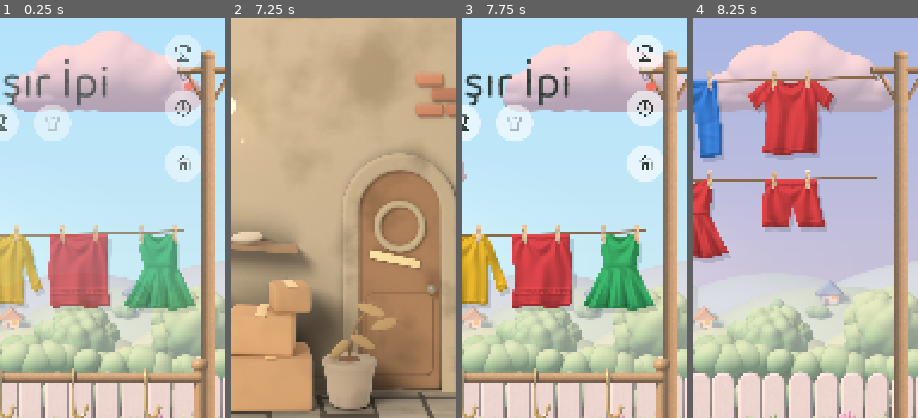
Above: before the commit, frames 1-4 (left to right).
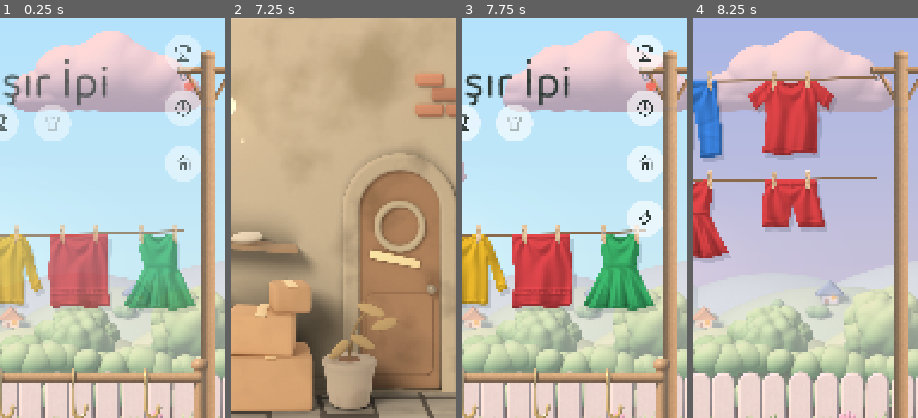
Above: after the commit, the same moments.

Repository: alperAygor/godot-games
Game: Godot game, scene res://scenes/Home.tscn
The game is run twice, just before and just after one commit, with the same random seed, the same clock (stepped at 60 frames per second) and the same inputs. This scene is started directly instead of the project's main scene.
Inputs (mouse positions are % of the whole screen's width and height, from its top left):
- Up to frame 1 (0.25 s): no input
- Up to frame 2 (7.25 s): move the mouse to (72, 45) at 0.52 s; click (72, 45) at 0.67 s; move the mouse to (30, 55) at 1.27 s; click (30, 55) at 1.42 s; click (91, 7) at 2 s; click "OK" at 2.75 s; click (91, 14) at 3.52 s; click (91, 21) at 4.27 s; move the mouse to (60, 28) at 5.02 s; click (60, 28) at 5.17 s; move the mouse to (45, 70) at 5.77 s; click (45, 70) at 5.92 s; click (91, 28) at 6.52 s
- Up to frame 3 (7.75 s): click (9, 7) at 7.25 s
- Up to frame 4 (8.25 s): click (50, 81) at 8 s
The pictures show only the part of the screen within x 50-100%, y 10-60%; the shares and areas given below are measured in that part.

Frames 1-2 are identical in both runs. In frame 3, 1.2% of the frame differs, in the area x 73-90%, y 45-55%; in frame 4, nothing differs.

Commit message:
Çamaşır İpi: etkileşim sesleri ve görev olayları bağlandı, ana ekrana makine geliştirme girişi, mevsim döngüsü mantığı, yağmur/sandık sesleri kırpılmadan
Co-Authored-By: Claude Fable 5.2 <noreply@anthropic.com>

Diff:
--- /dev/null
+++ b/CamasirIpi/scripts/core/season_cycle.gd
@@ -0,0 +1,35 @@
+class_name SeasonCycle
+extends RefCounted
+
+## Saf mantık: seviye numarasından mevsim. Mevsimler seviye bantlarıyla değişir
+## (kullanıcı kararı): 1-30 yaz, 31-60 sonbahar, 61-90 kış, 91-120 ilkbahar, sonra döngü.
+## Mekân döngüsü (LocationCycle, 40 seviyede bir) bundan BAĞIMSIZ ilerler; böylece aynı
+## mekân farklı mevsimlerde görülür ve 120 seviye boyunca kombinasyon tekrarlamaz.
+## Kural (LevelGenerator/LaundryBoard) ve görsel (GardenBackdrop) tarafı aynı kaynağı okur.
+
+const LEVELS_PER_SEASON: int = 30
+const SUMMER: String = "summer"
+const AUTUMN: String = "autumn"
+const WINTER: String = "winter"
+const SPRING: String = "spring"
+const ORDER: Array[String] = [SUMMER, AUTUMN, WINTER, SPRING]
+
+
+## Seviyenin mevsimi ("summer" | "autumn" | "winter" | "spring").
+static func season_for(level: int) -> String:
+	return ORDER[index_for(level)]
+
+
+## Mevsimin sırası (0 = yaz ... 3 = ilkbahar).
+static func index_for(level: int) -> int:
+	return ((maxi(level, 1) - 1) / LEVELS_PER_SEASON) % ORDER.size()
+
+
+## Yeni mevsimin ilk seviyesi mi (1. seviye sayılmaz: oyun yazla başlar, duyuru gerekmez).
+static func is_first_level_of_season(level: int) -> bool:
+	return level > 1 and (level - 1) % LEVELS_PER_SEASON == 0
+
+
+## Mevsimin içindeki konum (0..LEVELS_PER_SEASON-1): olay yoğunluğunu kademelendirmek için.
+static func step_in_season(level: int) -> int:
+	return (maxi(level, 1) - 1) % LEVELS_PER_SEASON
--- a/CamasirIpi/scripts/retention/retention_sheet.gd
+++ b/CamasirIpi/scripts/retention/retention_sheet.gd
@@ -50,4 +50,5 @@
 func _celebrate_at(control: Control, reward: Dictionary) -> void:
 	var center: Vector2 = control.global_position + control.size * 0.5 - global_position
 	RetentionUi.celebrate(self, center, RetentionUi.reward_text(reward))
-	AudioService.play_pitched("coin", 1.0, -4.0)
+	AudioService.play_pitched("chest_open", 1.0, -4.0)
+	AudioService.play_pitched("coin", 1.0, -6.0)
--- a/CamasirIpi/scripts/retention/weekly_sheet.gd
+++ b/CamasirIpi/scripts/retention/weekly_sheet.gd
@@ -135,5 +135,6 @@
 	if reward.is_empty():
 		return
 	RetentionUi.celebrate(self, global_center - global_position, RetentionUi.reward_text(reward))
-	AudioService.play_pitched("coin", 1.0, -4.0)
+	AudioService.play_pitched("chest_open", 1.0, -4.0)
+	AudioService.play_pitched("coin", 1.0, -6.0)
 	_rebuild()
--- a/CamasirIpi/scripts/shop/shop.gd
+++ b/CamasirIpi/scripts/shop/shop.gd
@@ -64,7 +64,7 @@
 const POP_SCALE: float = 1.07
 const POP_IN_SECONDS: float = 0.12
 const POP_OUT_SECONDS: float = 0.26
-const BUY_SOUND: String = "sparkle"
+const BUY_SOUND: String = "purchase"
 const BUY_SOUND_DB: float = -6.0
 const SELECT_SOUND: String = "ui_soft"
 const SELECT_SOUND_DB: float = -4.0
--- a/CamasirIpi/scripts/ui/game.gd
+++ b/CamasirIpi/scripts/ui/game.gd
@@ -1645,6 +1645,8 @@
 	match String(event["type"]):
 		LaundryBoard.EVENT_TO_MACHINE:
 			_send_to_machine(id, int(event["machine"]), int(event["slot"]))
+			AudioService.play_pitched("machine_door", randf_range(0.95, 1.05), -5.0)
+			AudioService.play_pitched("machine_tumble" if int(event["machine"]) == 0 else "dryer_tumble", 1.0, -12.0)
 			await _wait(Motion.stagger(_events.size()))
 		LaundryBoard.EVENT_MACHINE_FULL:
 			var full: MachineView = _machine_views[int(event["machine"])]
@@ -1663,7 +1665,7 @@
 			if _machine_views[machine] != null:
 				_machine_views[machine].set_left(slot, left)
 			if String(event["type"]) == LaundryBoard.EVENT_MACHINE_READY:
-				AudioService.play_pitched("note", 1.6, -12.0)
+				AudioService.play_pitched("machine_done", 1.0, -7.0)
 		LaundryBoard.EVENT_MACHINE_OUT:
 			await _machine_out(id, int(event["machine"]), int(event["slot"]))
 		LaundryBoard.EVENT_MACHINE_RUSH:
@@ -1673,20 +1675,23 @@
 		LaundryBoard.EVENT_BIRD_LAND:
 			if _bird != null and _live(id):
 				_bird.land_on(_views[id], id)
-				AudioService.play_pitched("note", 2.2, -10.0)
+				AudioService.play_pitched("bird_chirp", randf_range(0.95, 1.08), -6.0)
 		LaundryBoard.EVENT_BIRD_SIT:
 			if _bird != null:
 				_bird.hop(int(event["left"]) == 1)
 		LaundryBoard.EVENT_BIRD_SHOO, LaundryBoard.EVENT_BIRD_AWAY:
 			if _bird != null:
 				_bird.fly_off(String(event["type"]) == LaundryBoard.EVENT_BIRD_SHOO)
-				AudioService.play_pitched("cloth", 1.5, GUEST_SOUND_DB)
+				AudioService.play_pitched("bird_flutter", randf_range(0.95, 1.05), GUEST_SOUND_DB)
+				if String(event["type"]) == LaundryBoard.EVENT_BIRD_SHOO:
+					RetentionEvents.emit("bird_shooed")
 		LaundryBoard.EVENT_BIRD_STAIN:
 			if _live(id):
 				_views[id].set_dirty(true, true, true)
 			if _bird != null:
 				_bird.fly_off(false)
-			AudioService.play_pitched("fold_puff", 0.7, -6.0)
+			AudioService.play_pitched("bird_splat", 1.0, -5.0)
+			AudioService.play_pitched("bird_flutter", 1.0, GUEST_SOUND_DB)
 		LaundryBoard.EVENT_BIRD_PASS:
 			if _bird != null:
 				_bird.pass_by(_views[id].position if _live(id) else Vector2(_center_x, LINES_TOP))
@@ -1696,8 +1701,7 @@
 			var line: int = int(event["line"])
 			if _cloud != null and line >= 0 and line < _line_ys.size():
 				_cloud.pour(_line_ys[line])
-			AudioService.play_pitched("wind", 0.6, -8.0)
-			AudioService.play_pitched("wring", 0.7, -10.0)
+			AudioService.play_pitched("rain_patter", 1.0, -5.0)
 			if not await _wait(RainCloudView.POUR_SECONDS * 0.5):
 				return true
 			for wet: Variant in event["ids"] as Array:
@@ -1708,12 +1712,14 @@
 			var basket: int = int(event["basket"])
 			if _cat != null and basket < _baskets.size():
 				_cat.land_in(_baskets[basket], basket)
-				AudioService.play_pitched("fold_puff", 0.8, -6.0)
+				AudioService.play_pitched("cat_meow", randf_range(0.95, 1.05), -7.0)
 		LaundryBoard.EVENT_CAT_PET, LaundryBoard.EVENT_CAT_LEAVE:
 			if _cat != null:
 				var petted: bool = String(event["type"]) == LaundryBoard.EVENT_CAT_PET
 				_cat.wake_and_leave(petted)
-				AudioService.play_pitched("note", 1.3 if petted else 0.9, GUEST_SOUND_DB)
+				if petted:
+					AudioService.play_pitched("cat_purr", 1.0, -6.0)
+					RetentionEvents.emit("cat_petted")
 		LaundryBoard.EVENT_BIRD_TICK, LaundryBoard.EVENT_CAT_TICK, LaundryBoard.EVENT_CAT_STAY, \
 				LaundryBoard.EVENT_CAT_PASS:
 			pass
--- a/CamasirIpi/scripts/ui/home.gd
+++ b/CamasirIpi/scripts/ui/home.gd
@@ -51,6 +51,7 @@
 var _daily_button: UiIconButton = null
 var _calendar_button: UiIconButton = null
 var _laundromat_button: UiIconButton = null
+var _machines_button: UiIconButton = null
 ## Açık meta ekranı (çamaşırhane/koleksiyon): geri tuşu önce onu kapatır.
 var _meta: Node = null
 
@@ -165,6 +166,10 @@
 	# Çamaşırhane onarımı: yıldızlar burada harcanır; onarılabilecek bir şey varsa nokta yanar.
 	_laundromat_button = _side_button("lucide/house", settings.position + Vector2(0.0, SIDE_BUTTON_STEP * 3.0),
 		func() -> void: _open_meta(MetaLaundromat.open(self)))
+	# Makine geliştirmeleri (jeton harcama yeri): makineler oyuna girdikten sonra görünür.
+	_machines_button = _side_button("lucide/zap", settings.position + Vector2(0.0, SIDE_BUTTON_STEP * 4.0),
+		func() -> void: MachineUpgrades.open(self))
+	_machines_button.visible = Progress.level() >= LevelGenerator.WASHER_FROM_LEVEL
 
 
 func _side_button(icon: String, at: Vector2, action: Callable) -> UiIconButton:
@@ -247,6 +252,7 @@
 		(_daily_button.get_node("Badge") as Control).visible = DailyPuzzle.available_today()
 		(_calendar_button.get_node("Badge") as Control).visible = DailyStore.calendar_available()
 		(_laundromat_button.get_node("Badge") as Control).visible = MetaStore.new().can_renovate()
+		(_machines_button.get_node("Badge") as Control).visible = MachineUpgrades.can_upgrade_any()
 	_coin_chip.set_value(UiData.coins())
 	_star_chip.set_value(UiData.stars())
 	UiKit.set_button_text(_play_button, UiStrings.level(UiData.level()))
--- /dev/null
+++ b/CamasirIpi/tests/unit/test_season_cycle.gd
@@ -0,0 +1,27 @@
+extends TestCase
+
+## Mevsim bantları: 1-30 yaz, 31-60 sonbahar, 61-90 kış, 91-120 ilkbahar, sonra döngü.
+
+
+func test_bands() -> void:
+	assert_eq(SeasonCycle.season_for(1), SeasonCycle.SUMMER)
+	assert_eq(SeasonCycle.season_for(30), SeasonCycle.SUMMER)
+	assert_eq(SeasonCycle.season_for(31), SeasonCycle.AUTUMN)
+	assert_eq(SeasonCycle.season_for(60), SeasonCycle.AUTUMN)
+	assert_eq(SeasonCycle.season_for(61), SeasonCycle.WINTER)
+	assert_eq(SeasonCycle.season_for(91), SeasonCycle.SPRING)
+	assert_eq(SeasonCycle.season_for(121), SeasonCycle.SUMMER, "120'den sonra döngü başa döner")
+
+
+func test_first_level_of_season() -> void:
+	assert_false(SeasonCycle.is_first_level_of_season(1), "oyun yazla başlar; duyuru yok")
+	assert_true(SeasonCycle.is_first_level_of_season(31))
+	assert_false(SeasonCycle.is_first_level_of_season(32))
+	assert_true(SeasonCycle.is_first_level_of_season(121))
+
+
+func test_bad_input_is_safe() -> void:
+	assert_eq(SeasonCycle.season_for(0), SeasonCycle.SUMMER)
+	assert_eq(SeasonCycle.season_for(-5), SeasonCycle.SUMMER)
+	assert_eq(SeasonCycle.step_in_season(31), 0)
+	assert_eq(SeasonCycle.step_in_season(60), 29)
Not shown, added: CamasirIpi/scripts/core/season_cycle.gd.uid
Not shown, added: CamasirIpi/tests/unit/test_season_cycle.gd.uid
Not shown, changed: CamasirIpi/assets/audio/sfx/chest_open.wav
Not shown, changed: CamasirIpi/assets/audio/sfx/rain_patter.wav
